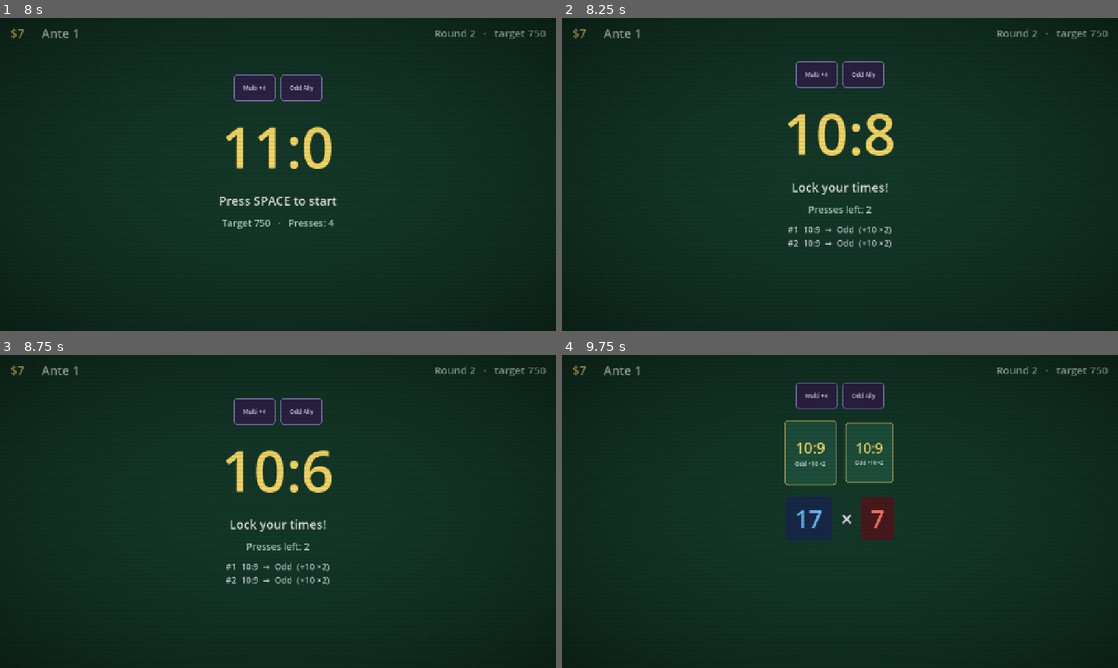
Above: before the commit, frames 1-4 (two rows, left to right).
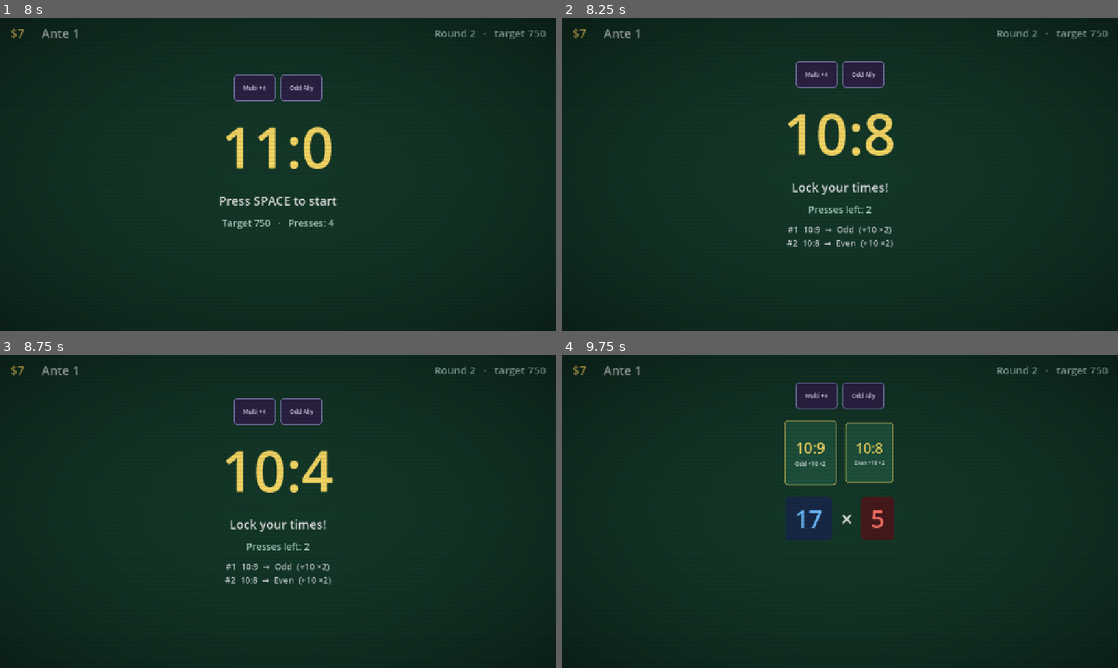
Above: after the commit, the same moments.

Repository: sasetz/gmtk2026
Game: Godot game, scene res://scenes/game.tscn
Two runs of this game, one before a commit and one after it. Both use one fixed random seed, a clock stepped at 60 frames per second and the inputs below.
Inputs (mouse positions are in pixels of both pictures, inside the frame that each line leads up to):
- Up to frame 1 (8 s): tap Space (press) at 0.5, 1.55, 2.85, 3.8, 4.35, 6.05 s; move the mouse to (400, 158) at 0.52 s; hold Space (press) 0.53-1.28 s; click (400, 158) at 0.67 s; move the mouse to (166, 190) at 1.27 s; tap Enter (confirm) at 1.35, 5.85, 6.5 s; click (166, 190) at 1.42 s; move the mouse to (333, 105) at 2.02 s; hold Space (press) 2.03-2.78 s; click (333, 105) at 2.17 s; move the mouse to (250, 237) at 2.77 s; click (250, 237) at 2.92 s; move the mouse to (444, 221) at 3.52 s; hold Enter (confirm) 3.53-4.28 s; click (444, 221) at 3.67 s; move the mouse to (111, 127) at 4.27 s; click (111, 127) at 4.42 s; move the mouse to (305, 174) at 5.02 s; hold Space (press) 5.03-5.78 s; click (305, 174) at 5.17 s; move the mouse to (194, 96) at 5.77 s; click (194, 96) at 5.92 s; move the mouse to (400, 158) at 6.52 s; hold Space (press) 6.53-7.25 s; click (400, 158) at 6.67 s; click "Continue ▶" at 7.25 s
- Up to frame 2 (8.25 s): tap Space (press) at 8, 8.1 s; move the mouse to (728, 190) at 8.02 s; click (728, 190) at 8.17 s
- Up to frame 3 (8.75 s): no input
- Up to frame 4 (9.75 s): move the mouse to (895, 442) at 8.77 s; hold Enter (confirm) 8.78-9.53 s; click (895, 442) at 8.92 s; tap Space (press) at 9.05, 9.6 s; move the mouse to (812, 574) at 9.52 s; click (812, 574) at 9.67 s

Frame 1 is identical in both runs. In frame 2, 0.2% of the frame differs, in the area x 40-60%, y 70-74%; in frame 3, 0.6%, in the area x 40-60%, y 30-74%; in frame 4, 0.1%.

Commit message:
Add custom rates to each stopwatch

Diff:
--- a/scenes/score_reveal.tscn
+++ b/scenes/score_reveal.tscn
@@ -1,28 +1,28 @@
-[gd_scene load_steps=6 format=3]
+[gd_scene format=3 uid="uid://j0yhle3w8bcv"]
 
-[ext_resource type="Script" path="res://scripts/ui/score_reveal.gd" id="1_reveal"]
+[ext_resource type="Script" uid="uid://baqswhjou4q23" path="res://scripts/ui/score_reveal.gd" id="1_reveal"]
 
 [sub_resource type="StyleBoxFlat" id="sb_points"]
+content_margin_left = 22.0
+content_margin_top = 12.0
+content_margin_right = 22.0
+content_margin_bottom = 12.0
 bg_color = Color(0.09, 0.16, 0.28, 1)
 corner_radius_top_left = 10
 corner_radius_top_right = 10
 corner_radius_bottom_right = 10
 corner_radius_bottom_left = 10
+
+[sub_resource type="StyleBoxFlat" id="sb_mult"]
 content_margin_left = 22.0
 content_margin_top = 12.0
 content_margin_right = 22.0
 content_margin_bottom = 12.0
-
-[sub_resource type="StyleBoxFlat" id="sb_mult"]
 bg_color = Color(0.28, 0.1, 0.11, 1)
 corner_radius_top_left = 10
 corner_radius_top_right = 10
 corner_radius_bottom_right = 10
 corner_radius_bottom_left = 10
-content_margin_left = 22.0
-content_margin_top = 12.0
-content_margin_right = 22.0
-content_margin_bottom = 12.0
 
 [sub_resource type="Gradient" id="grad_burst"]
 colors = PackedColorArray(0.98, 0.86, 0.4, 1, 0.98, 0.86, 0.4, 0)
@@ -30,20 +30,24 @@
 [sub_resource type="GradientTexture1D" id="tex_burst"]
 gradient = SubResource("grad_burst")
 
-[node name="ScoreReveal" type="Control"]
+[node name="ScoreReveal" type="Control" unique_id=862538589]
 layout_mode = 3
 anchors_preset = 15
 anchor_right = 1.0
 anchor_bottom = 1.0
+grow_horizontal = 2
+grow_vertical = 2
 script = ExtResource("1_reveal")
 
-[node name="Shake" type="Control" parent="."]
+[node name="Shake" type="Control" parent="." unique_id=568228009]
 layout_mode = 1
 anchors_preset = 15
 anchor_right = 1.0
 anchor_bottom = 1.0
+grow_horizontal = 2
+grow_vertical = 2
 
-[node name="Center" type="VBoxContainer" parent="Shake"]
+[node name="Center" type="VBoxContainer" parent="Shake" unique_id=691725371]
 layout_mode = 1
 anchors_preset = 8
 anchor_left = 0.5
@@ -59,77 +63,77 @@
 theme_override_constants/separation = 26
 alignment = 1
 
-[node name="Jokers" type="HBoxContainer" parent="Shake/Center"]
+[node name="Jokers" type="HBoxContainer" parent="Shake/Center" unique_id=416748412]
 layout_mode = 2
 theme_override_constants/separation = 12
 alignment = 1
 
-[node name="Hand" type="HBoxContainer" parent="Shake/Center"]
+[node name="Hand" type="HBoxContainer" parent="Shake/Center" unique_id=713239051]
 layout_mode = 2
 theme_override_constants/separation = 16
 alignment = 1
 
-[node name="Board" type="HBoxContainer" parent="Shake/Center"]
+[node name="Board" type="HBoxContainer" parent="Shake/Center" unique_id=279747115]
 layout_mode = 2
 theme_override_constants/separation = 20
 alignment = 1
 
-[node name="Points" type="PanelContainer" parent="Shake/Center/Board"]
+[node name="Points" type="PanelContainer" parent="Shake/Center/Board" unique_id=604358143]
 layout_mode = 2
 theme_override_styles/panel = SubResource("sb_points")
 
-[node name="Value" type="Label" parent="Shake/Center/Board/Points"]
+[node name="Value" type="Label" parent="Shake/Center/Board/Points" unique_id=1686416971]
 layout_mode = 2
+theme_override_colors/font_color = Color(0.42, 0.72, 0.98, 1)
+theme_override_font_sizes/font_size = 56
 text = "0"
 horizontal_alignment = 1
-theme_override_font_sizes/font_size = 56
-theme_override_colors/font_color = Color(0.42, 0.72, 0.98, 1)
 
-[node name="X" type="Label" parent="Shake/Center/Board"]
+[node name="X" type="Label" parent="Shake/Center/Board" unique_id=945276461]
 layout_mode = 2
+theme_override_colors/font_color = Color(0.9, 0.9, 0.9, 1)
+theme_override_font_sizes/font_size = 48
 text = "×"
 vertical_alignment = 1
-theme_override_font_sizes/font_size = 48
-theme_override_colors/font_color = Color(0.9, 0.9, 0.9, 1)
 
-[node name="Mult" type="PanelContainer" parent="Shake/Center/Board"]
+[node name="Mult" type="PanelContainer" parent="Shake/Center/Board" unique_id=646020425]
 layout_mode = 2
 theme_override_styles/panel = SubResource("sb_mult")
 
-[node name="Value" type="Label" parent="Shake/Center/Board/Mult"]
+[node name="Value" type="Label" parent="Shake/Center/Board/Mult" unique_id=1875717488]
 layout_mode = 2
+theme_override_colors/font_color = Color(0.98, 0.45, 0.4, 1)
+theme_override_font_sizes/font_size = 56
 text = "0"
 horizontal_alignment = 1
-theme_override_font_sizes/font_size = 56
-theme_override_colors/font_color = Color(0.98, 0.45, 0.4, 1)
 
-[node name="Score" type="Label" parent="Shake/Center"]
+[node name="Score" type="Label" parent="Shake/Center" unique_id=1707686222]
 layout_mode = 2
+theme_override_colors/font_color = Color(0.98, 0.86, 0.4, 1)
+theme_override_font_sizes/font_size = 96
 horizontal_alignment = 1
-theme_override_font_sizes/font_size = 96
-theme_override_colors/font_color = Color(0.98, 0.86, 0.4, 1)
 
-[node name="Verdict" type="Label" parent="Shake/Center"]
+[node name="Verdict" type="Label" parent="Shake/Center" unique_id=1609727386]
 layout_mode = 2
+theme_override_colors/font_color = Color(1, 1, 1, 1)
+theme_override_font_sizes/font_size = 32
 horizontal_alignment = 1
-theme_override_font_sizes/font_size = 32
-theme_override_colors/font_color = Color(1, 1, 1, 1)
 
-[node name="Burst" type="CPUParticles2D" parent="."]
+[node name="Burst" type="CPUParticles2D" parent="." unique_id=1637079697]
 emitting = false
 amount = 40
+texture = SubResource("tex_burst")
+lifetime = 0.8
 one_shot = true
 explosiveness = 0.9
-lifetime = 0.8
-texture = SubResource("tex_burst")
 spread = 180.0
+gravity = Vector2(0, 260)
 initial_velocity_min = 180.0
 initial_velocity_max = 420.0
-gravity = Vector2(0, 260)
 scale_amount_min = 3.0
 scale_amount_max = 7.0
 
-[node name="Continue" type="Button" parent="."]
+[node name="Continue" type="Button" parent="." unique_id=2056681415]
 visible = false
 layout_mode = 1
 anchors_preset = 3
--- a/scripts/autoload/run_manager.gd
+++ b/scripts/autoload/run_manager.gd
@@ -7,10 +7,10 @@
 
 ## Ante-1 schedule (designer-tuned). [duration_ms, base_target, reward, boss_id].
 const SCHEDULE := [
-	[13000, 300, 3, &""],
-	[11000, 750, 4, &""],
-	[9000, 1800, 5, &""],
-	[7000, 3000, 7, &"miser"],
+	[13000, 300, 3, &"", .5],
+	[11000, 750, 4, &"", .7],
+	[9000, 1800, 5, &"", 1.0],
+	[7000, 3000, 7, &"miser", 0.6],
 ]
 
 var state: int = State.BOOT
@@ -50,7 +50,8 @@
 	var tier: int = _tier_for_ante()
 	for spec: Array in SCHEDULE:
 		var b := BlindDef.new()
-		b.duration_ms = spec[0]
+		b.stopwatches_ms[0] = spec[0]
+		b.stopwatch_rates[0] = spec[4]
 		b.target = int(round(float(spec[1]) * scale))
 		b.reward = spec[2]
 		b.boss_id = spec[3]
@@ -74,7 +75,8 @@
 func round_config() -> Dictionary:
 	var b: BlindDef = current_blind()
 	return {
-		"duration_ms": b.duration_ms,
+		"duration_ms": b.stopwatches_ms[0],
+		"rate": b.stopwatch_rates[0],
 		"target": b.target,
 		"tier": b.tier,
 		"boss_id": b.boss_id,
--- a/scripts/data/blind_def.gd
+++ b/scripts/data/blind_def.gd
@@ -5,7 +5,8 @@
 ## .tres later.
 
 @export var display_name: String = "Blind"
-@export var duration_ms: int = 13000
+@export var stopwatches_ms: Array[int] = [13_000]
+@export var stopwatch_rates: Array[float] = [0.5]
 @export var target: int = 300
 @export var reward: int = 3
 @export var tier: int = 1
--- a/scripts/ui/round_scene.gd
+++ b/scripts/ui/round_scene.gd
@@ -7,6 +7,7 @@
 signal finished(passed: bool)
 
 const DEFAULT_DURATION_MS: int = 13000
+const DEFAULT_RATE: float = 0.5
 const DEFAULT_PRESS_COUNT: int = 4
 const DEFAULT_TIER: int = 1
 const DEFAULT_TARGET: int = 300
@@ -26,6 +27,7 @@
 @onready var _jokers_list: HBoxContainer = $Center/Jokers
 
 var _duration_ms: int
+var _rate: float
 var _tier: int
 var _presses_base: int
 var _target_base: int
@@ -46,6 +48,7 @@
 	# — a "hit the exact ms" game must not eat a frame of input latency.
 	Input.use_accumulated_input = false
 	_duration_ms = config.get("duration_ms", DEFAULT_DURATION_MS)
+	_rate = config.get("rate", DEFAULT_RATE)
 	_tier = config.get("tier", DEFAULT_TIER)
 	_presses_base = config.get("press_count", DEFAULT_PRESS_COUNT)
 	_target_base = config.get("target", DEFAULT_TARGET)
@@ -60,7 +63,7 @@
 			JokerCatalog.get_joker(&"round_robin"),
 		]
 	_slow_cards = jokers.filter(func(j) -> bool: return j is JokerSlowReveal)
-	_timer.configure(_duration_ms, _effective_presses(), _tier, .5)
+	_timer.configure(_duration_ms, _effective_presses(), _tier, _rate)
 	_timer.pressed.connect(_on_pressed)
 	_timer.expired.connect(_on_expired)
 	_reset_view()
Not shown: 1 places in scenes/score_reveal.tscn that only renumber resources
